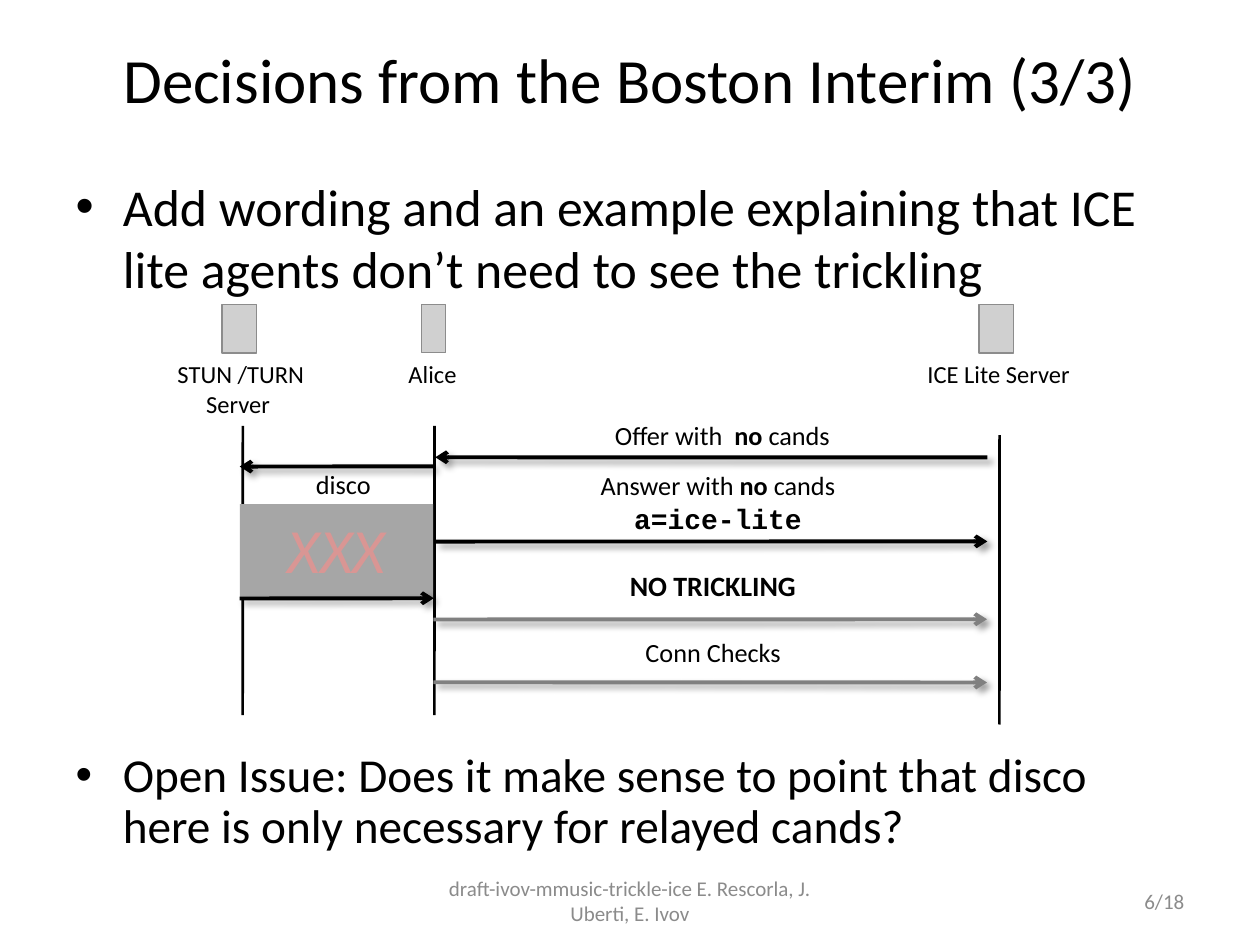
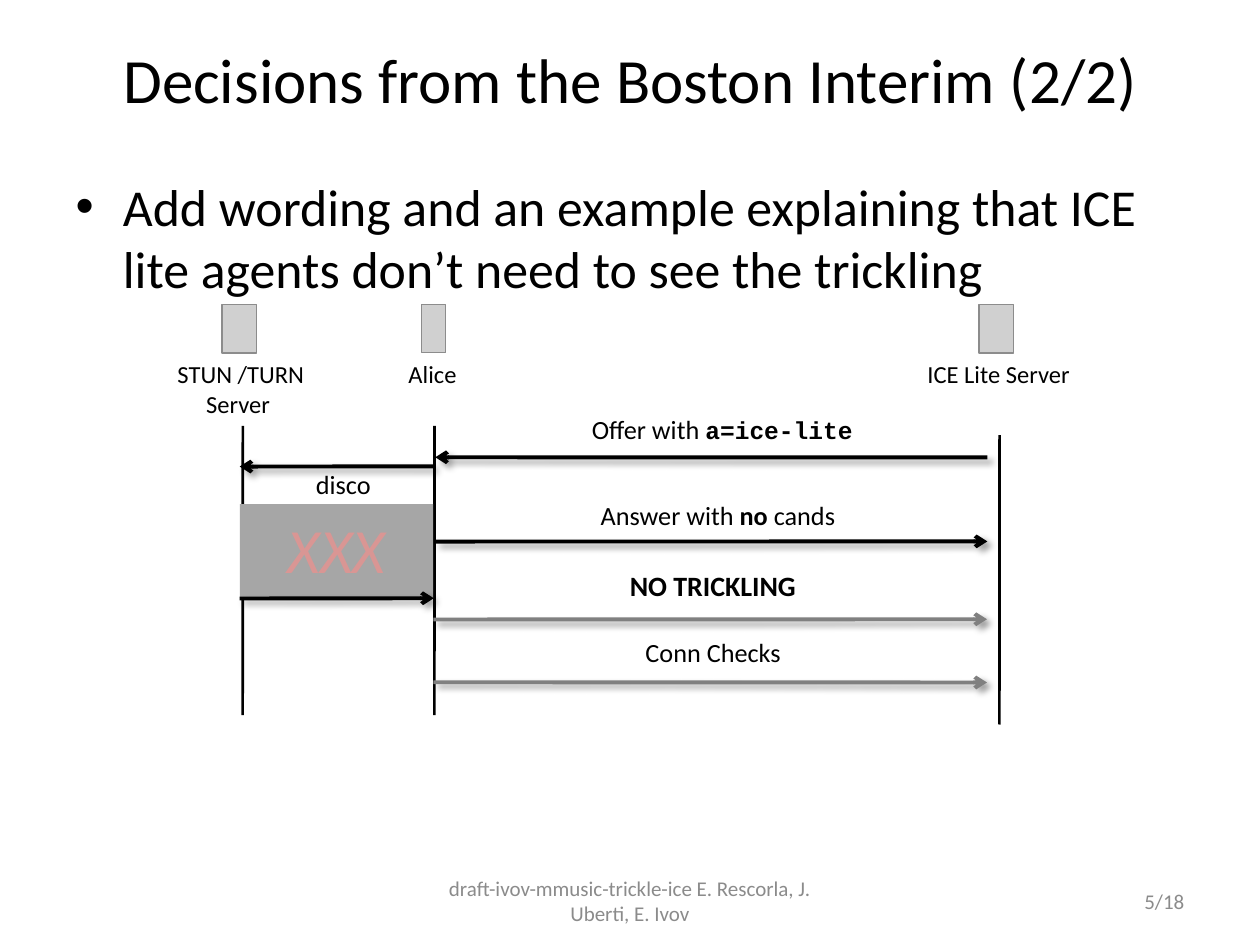
Before and after one commit to emcho/trickle-ice, a slide deck: slide 5 of slides/trickle-ice-iet86-orlando.pptx (slide 6 before the commit). Drawn at 1260x945 pixels with LibreOffice and Linux fonts; fonts in the diff are those of the drawing; grey boxes stand for pictures. Boxes give left, top, right and bottom in pixels: in the first picture for what was removed or moved away, otherwise in the second. Text is boxed around its words. In the diff, an @@ line names an element or a change of style, - is before the commit and + after.

```diff
--- a/slides/trickle-ice-iet86-orlando.pptx
+++ b/slides/trickle-ice-iet86-orlando.pptx
@@ title at (x1=123, y1=57, x2=1136, y2=112): text changed @@
-Decisions from the Boston Interim (3/3)
+Decisions from the Boston Interim (2/2)
@@ text at (x1=592, y1=420, x2=852, y2=440): text changed; size 15 to 14 pt; font Calibri to Courier New; bold on @@
-Offer with no cands
+Offer with a=ice-lite
@@ text at (x1=601, y1=506, x2=835, y2=526): text changed @@
-Answer with no cands
-a=ice-lite
+Answer with no cands
@@ text removed at (x1=123, y1=759, x2=1087, y2=851) @@
-• Open Issue: Does it make sense to point that disco here is only necessary for relayed cands?
@@ page number at (x1=1144, y1=894, x2=1184, y2=910): text changed @@
-6/18
+5/18
```
Also in this commit, not shown: 2 other slides changed, 3 slides removed, 1 other file.
